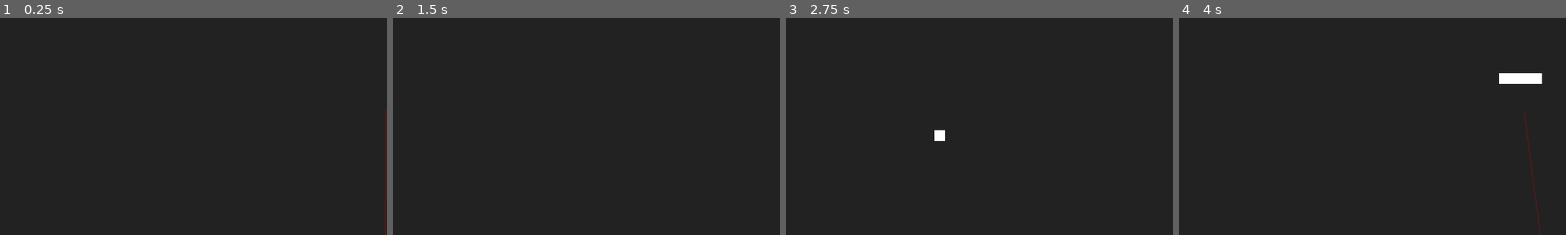
Above: before the commit, frames 1-4 (left to right).
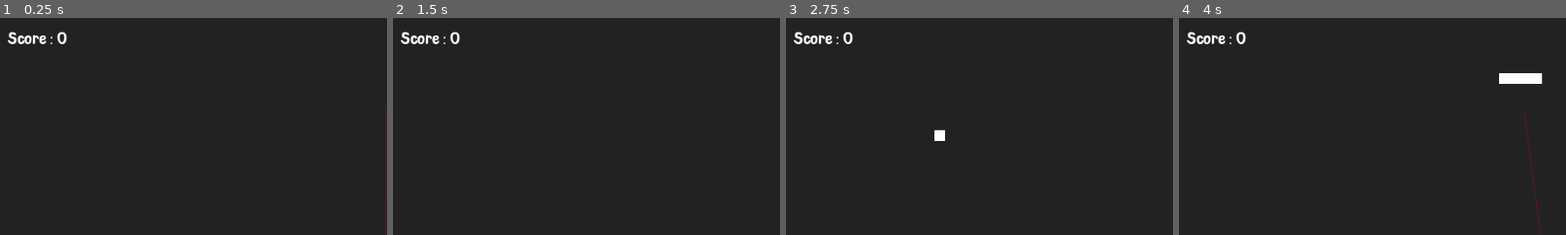
Above: after the commit, the same moments.

Repository: ankit-suman-07/PROJECTILE_2d
Game: Godot game, scene res://scenes/world.tscn
The game is run twice, just before and just after one commit, with the same random seed, the same clock (stepped at 60 frames per second) and the same inputs.
Inputs:
- Up to frame 1 (0.25 s): no input
- Up to frame 2 (1.5 s): tap Enter at 0.5 s; hold D (right) 0.53-1.28 s; tap Space (shoot) at 0.6, 1.25, 1.35 s; hold A (left) from 1.28 s (still down)
- Up to frame 3 (2.75 s): release A (left) at 2.03 s; hold D (right) from 2.03 s (still down); tap Space (shoot) at 2.1 s
- Up to frame 4 (4 s): tap Space (shoot) at 2.85, 3.6 s; release D (right) at 3.53 s; hold A (left) from 3.53 s (still down)
The pictures show only the part of the screen within x 0-50%, y 0-50%; the shares and areas given below are measured in that part.

The runs differ from the first frame. In frame 1, 0.4% of the frame differs, in the area x 2-18%, y 6-13%; in frame 2, 0.4%; in frame 3, 0.4%; in frame 4, 0.4%.

Commit message:
Add score label

Diff:
--- a/scenes/world.tscn
+++ b/scenes/world.tscn
@@ -1,9 +1,10 @@
-[gd_scene load_steps=5 format=3 uid="uid://85uny1t30w80"]
+[gd_scene load_steps=6 format=3 uid="uid://85uny1t30w80"]
 
 [ext_resource type="Script" uid="uid://bilw0fyo47m8m" path="res://script/world.gd" id="1_4wyf3"]
 [ext_resource type="PackedScene" uid="uid://cb2j3mkfn6y2y" path="res://scenes/floor.tscn" id="1_nnsk1"]
 [ext_resource type="PackedScene" uid="uid://duvl7j8sfvyng" path="res://scenes/targets.tscn" id="2_k0juu"]
 [ext_resource type="PackedScene" uid="uid://clqc7tfkblrmt" path="res://scenes/player.tscn" id="2_rwgxs"]
+[ext_resource type="FontFile" uid="uid://diu6xu0gp2tjw" path="res://assets/chonky_bunny/Chonky Bunny.ttf" id="5_71j4m"]
 
 [node name="world" type="Node2D"]
 script = ExtResource("1_4wyf3")
@@ -89,3 +90,12 @@
 [node name="Marker2D17" type="Marker2D" parent="TargetMarkers"]
 position = Vector2(1088, 0)
 gizmo_extents = 50.0
+
+[node name="Score" type="Label" parent="."]
+offset_left = 16.0
+offset_top = 16.0
+offset_right = 81.0
+offset_bottom = 39.0
+theme_override_fonts/font = ExtResource("5_71j4m")
+theme_override_font_sizes/font_size = 28
+text = "Score : 0"
--- a/script/bullet.gd
+++ b/script/bullet.gd
@@ -1,15 +1,3 @@
-#extends CharacterBody2D
-#class_name Bullet
-#
-#@export var speed := 800.0
-#var direction := Vector2.ZERO
-#
-#func initialize(dir: Vector2):
-	#direction = dir
-#
-#func _physics_process(delta):
-	#position += direction * speed * delta
-
 extends CharacterBody2D
 class_name Bullet
 
--- a/script/player.gd
+++ b/script/player.gd
@@ -7,9 +7,6 @@
 
 @export var bullet_scene: PackedScene
 
-#func _physics_process(delta):
-	#velocity.y += GRAVITY * delta
-	#move_and_slide()
 
 func _process(delta):
 	if Input.is_action_pressed("left"):
--- a/script/world.gd
+++ b/script/world.gd
@@ -11,12 +11,6 @@
 
 	$Timer.timeout.connect(_on_timer_timeout)
 
-#func _on_timer_timeout():
-	#if target_scene and markers.size() > 0:
-		#for marker in markers:
-			#var bullet = target_scene.instantiate()
-			#bullet.global_position = marker.global_position
-			#get_tree().current_scene.add_child(bullet)
 
 func _on_timer_timeout():
 	if target_scene and markers.size() > 0:
Binary file added: assets/chonky_bunny/Chonky Bunny.ttf
Not shown, added: assets/chonky_bunny/Chonky Bunny.ttf.import
Not shown, added: assets/chonky_bunny/Checkout my font store!.url
Not shown, added: assets/chonky_bunny/Chonky Bunny - Terms Of Use.url
